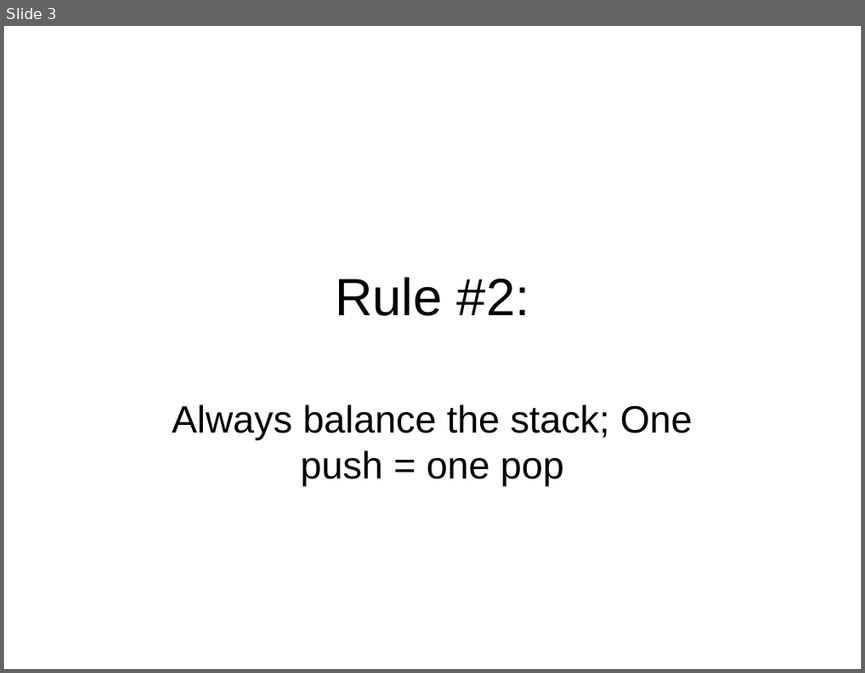
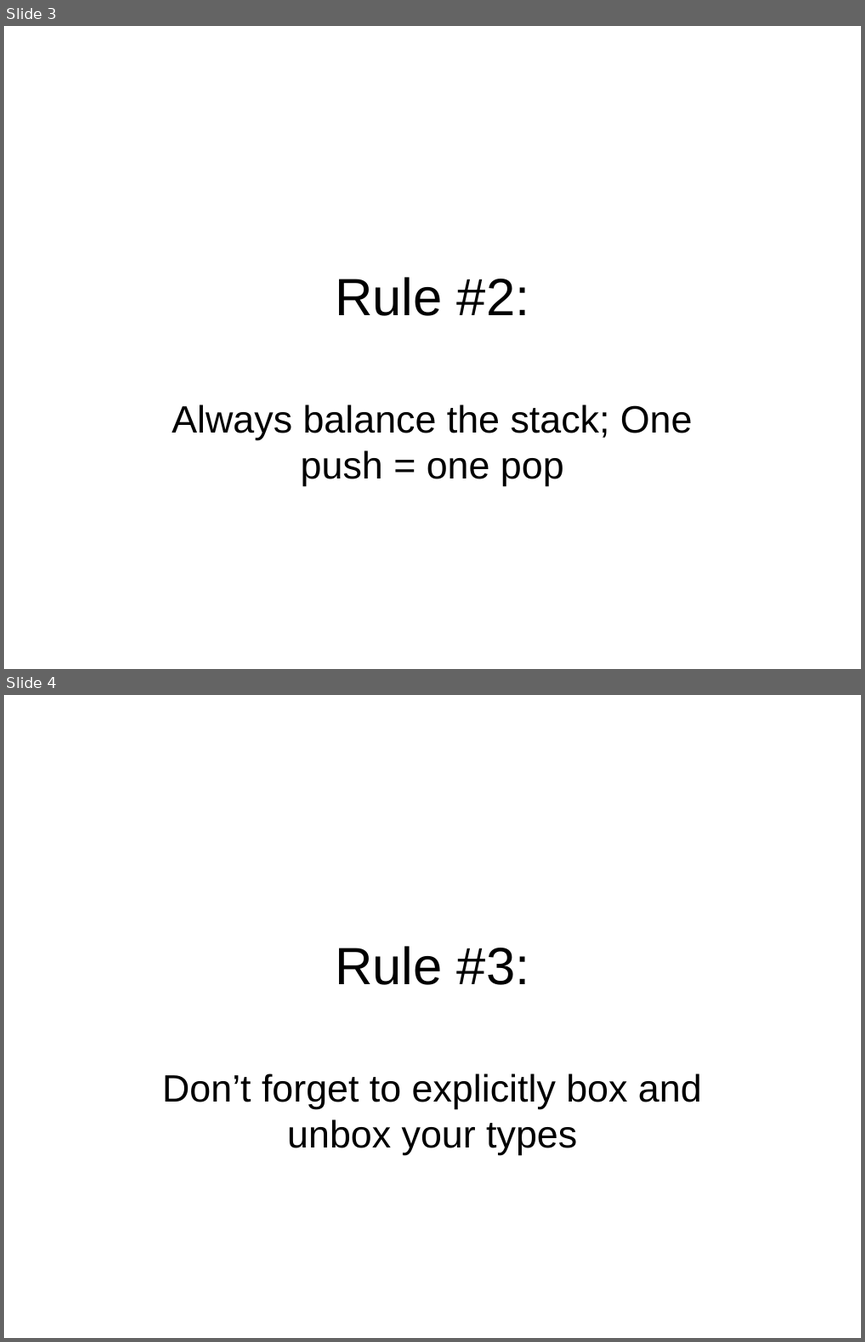
Before and after one commit to philiplaureano/ILRewritingTalk, a slide deck: Ten Simple Rules for Rewriting IL.ppt. Shown one above the other, each under a label of ours: slide 3 before the commit, slides 3 and 4 after it. The pictures are 865x673 and 865x1342 pixels, drawn with LibreOffice and Linux fonts; fonts in the diff are those of the drawing. Boxes give left, top, right and bottom in pixels: in the first picture for what was removed or moved away, otherwise in the second. Text is boxed around its words. In the diff, an @@ line names an element or a change of style, - is before the commit and + after.

Commit message:
Added sample code for Rule #3

```diff
--- a/Ten Simple Rules for Rewriting IL.ppt
+++ b/Ten Simple Rules for Rewriting IL.ppt
@@ slide 4 added at [4, 695, 861, 1338], background #FFFFFF @@
@@ title added at [335, 946, 530, 985], 44 pt, text #000000 @@
+Rule #3:
@@ subtitle added at [162, 1073, 702, 1155], 32 pt, text #000000 @@
+Don’t forget to explicitly box and unbox your types
```
Also in this commit, not shown: 2 other slides added, 13 other files.
